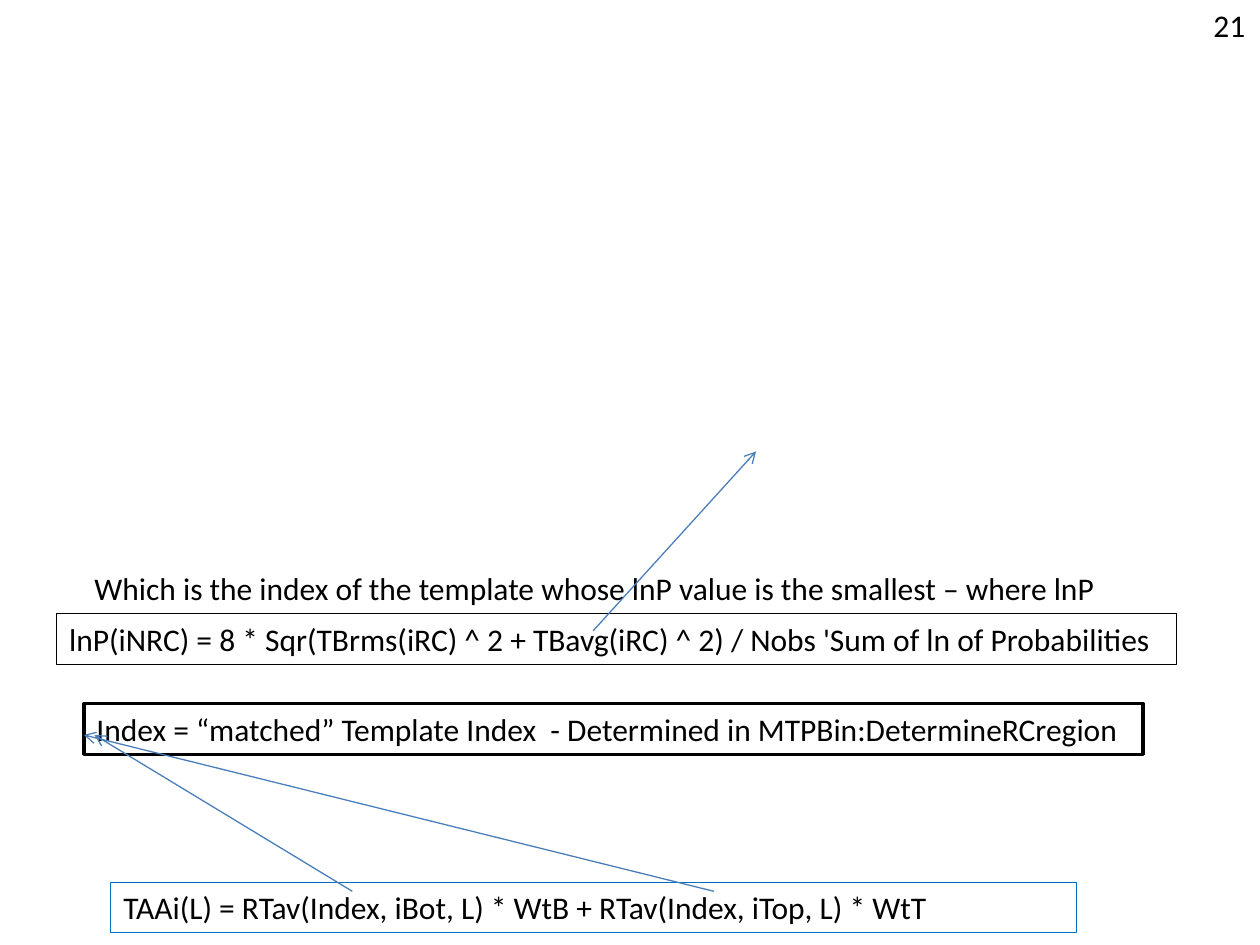
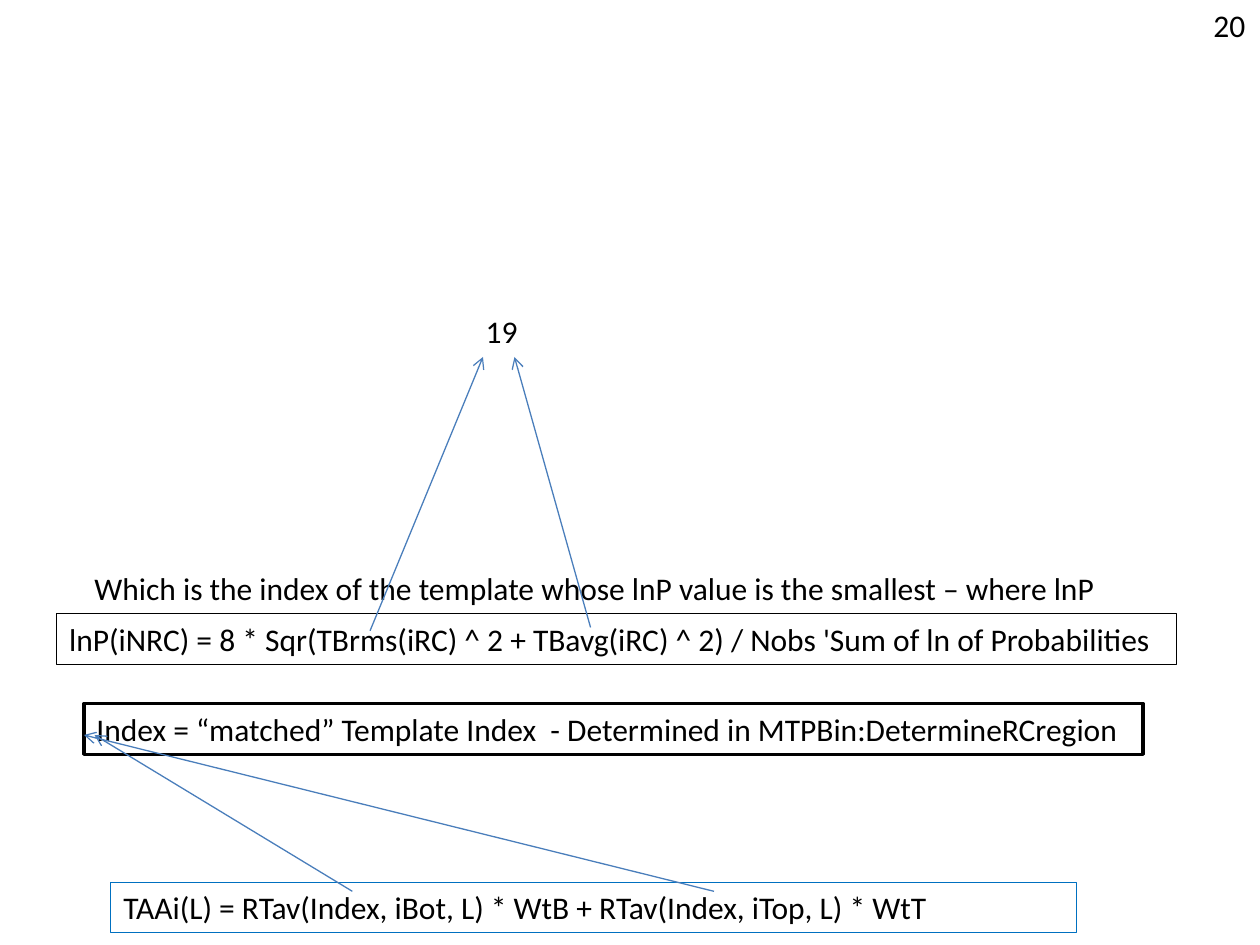
Before and after one commit to NCAR/nimbus, a slide deck: slide 19 of instruments/mtp/doc/MTP-DFD.pptx (slide 13 before the commit). Drawn at 1260x945 pixels with LibreOffice and Linux fonts; fonts in the diff are those of the drawing. Boxes give left, top, right and bottom in pixels: in the first picture for what was removed or moved away, otherwise in the second. Text is boxed around its words. In the diff, an @@ line names an element or a change of style, - is before the commit and + after.

```diff
--- a/instruments/mtp/doc/MTP-DFD.pptx
+++ b/instruments/mtp/doc/MTP-DFD.pptx
@@ text at <box>1213,16,1245,38</box>: text changed @@
-21
+20
@@ text added at <box>486,322,518,343</box>, 18 pt, text #000000 @@
+19
@@ arrow added from (370, 631) to (483, 357), #4B7EBC 0.75 pt @@
@@ arrow moved from (593, 631) - (756, 451) to (591, 627) - (514, 357) @@
```
Also in this commit, not shown: 6 other slides changed, 6 slides added.
